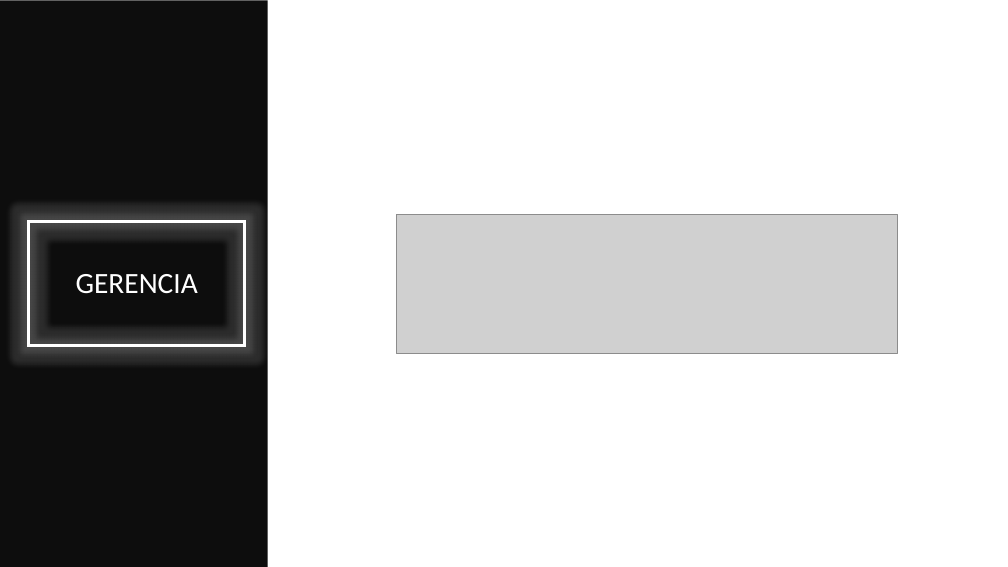
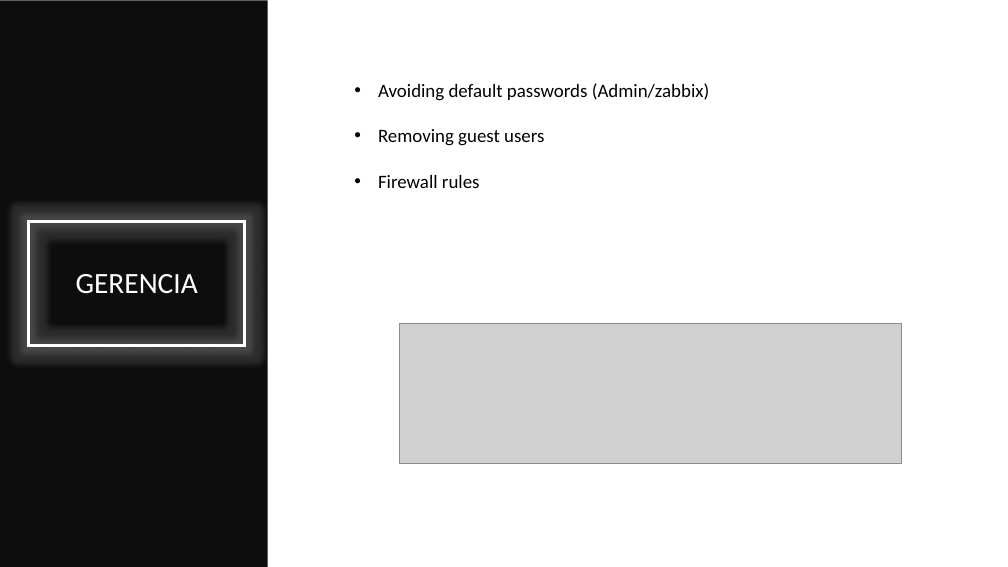
Before and after one commit to gustavocelani/shell_scripts, a slide deck: slide 8 of lxd/monitored_environment/doc/Presentation.pptx. Drawn at 1008x567 pixels with LibreOffice and Linux fonts; fonts in the diff are those of the drawing; grey boxes stand for pictures. Boxes give left, top, right and bottom in pixels: in the first picture for what was removed or moved away, otherwise in the second. Text is boxed around its words. In the diff, an @@ line names an element or a change of style, - is before the commit and + after.

Commit message:
Presentation

```diff
--- a/lxd/monitored_environment/doc/Presentation.pptx
+++ b/lxd/monitored_environment/doc/Presentation.pptx
@@ text added at box(378, 83, 709, 188), 18 pt, text #000000 @@
+• Avoiding default passwords (Admin/zabbix)
+• Removing guest users
+• Firewall rules
@@ picture: place and size @@
-picture at box(396, 214, 898, 353)
+picture at box(400, 324, 901, 463)
```
Also in this commit, not shown: 2 other slides changed, 1 other file.
